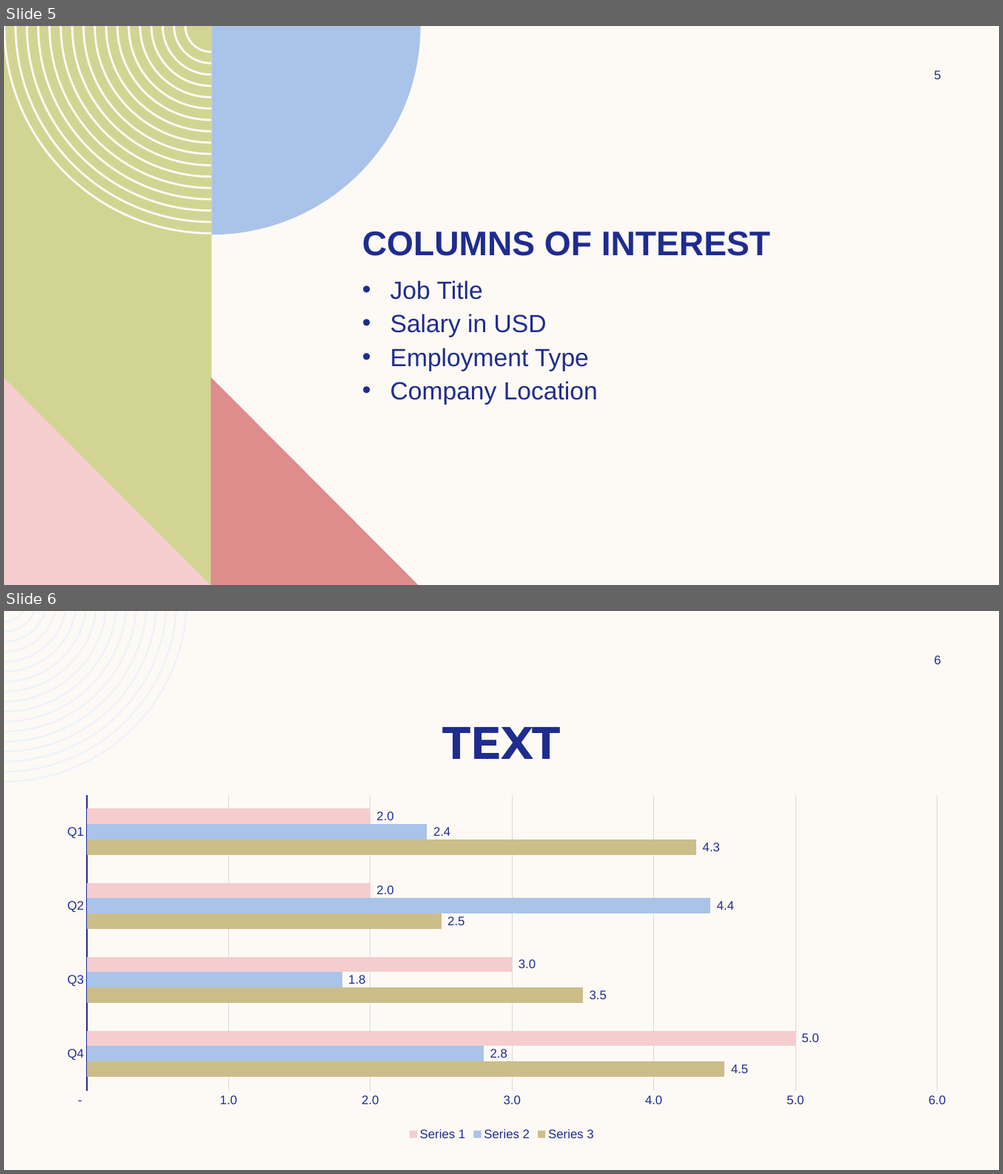
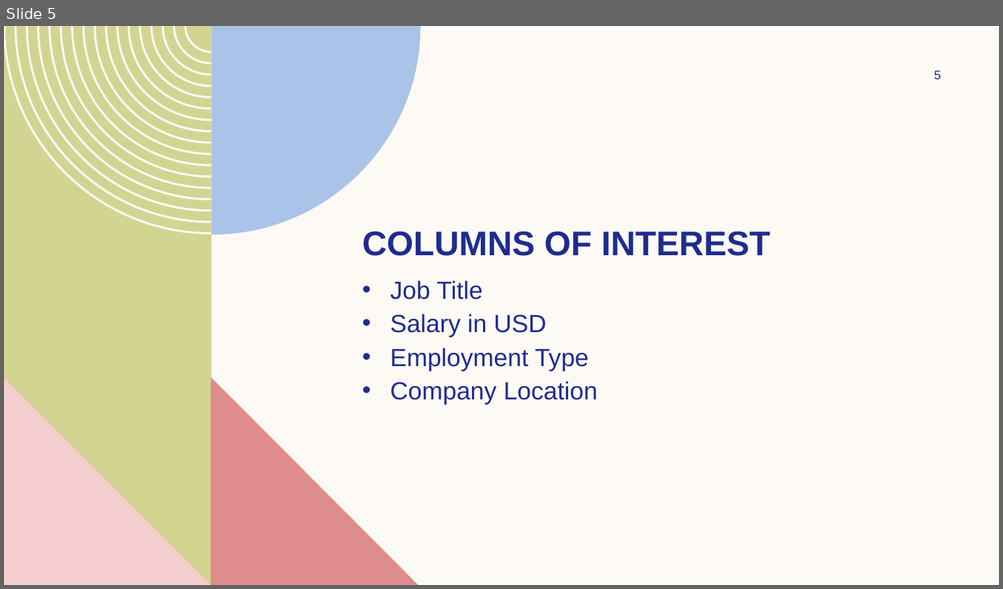
Before and after one commit to joshlynj/ds_salaries, a slide deck: powerpoint/Data Science Salaries from 2022-2023 pt2.pptx. Shown one above the other, each under a label of ours: slides 5 and 6 before the commit, slide 5 after it. The pictures are 1003x1174 and 1003x589 pixels, drawn with LibreOffice and Linux fonts; fonts in the diff are those of the drawing. Boxes give left, top, right and bottom in pixels: in the first picture for what was removed or moved away, otherwise in the second. Text is boxed around its words. In the diff, an @@ line names an element or a change of style, - is before the commit and + after.

```diff
--- a/powerpoint/Data Science Salaries from 2022-2023 pt2.pptx
+++ b/powerpoint/Data Science Salaries from 2022-2023 pt2.pptx
@@ slide 6 removed at [4,611,999,1170], background #FDFAF6 @@
@@ freeform shape removed at [4,611,187,783] @@
@@ page number removed at [933,655,940,664] @@
-6
@@ title removed at [442,727,560,759] @@
-TEXT
@@ bar chart removed at [48,783,956,1145] @@
-categories: Q4, Q3, Q2, Q1
-Series 3: 4.5, 3.5, 2.5, 4.3
-Series 2: 2.8, 1.8, 4.4, 2.4
-Series 1: 5, 3, 2, 2
```
Also in this commit, not shown: 3 slides changed, 5 slides added, 2 other slides removed, 1 other file.
